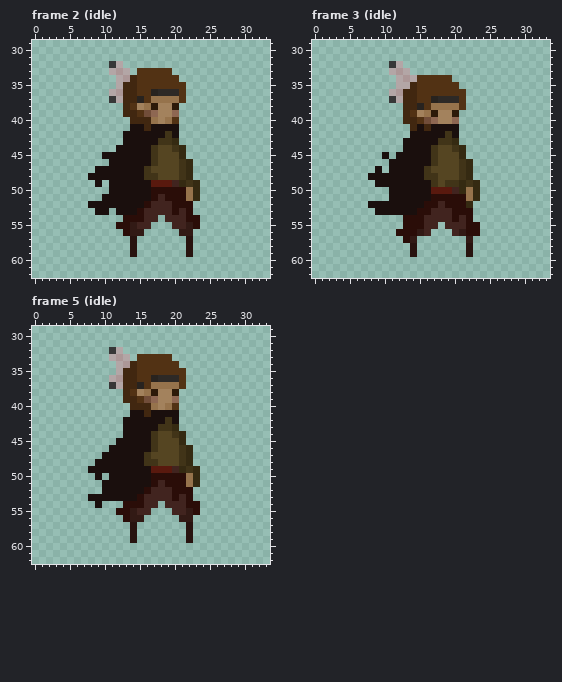
Pixel-art file: img_01/animations/MC/work on progress.aseprite. Above: the version before the commit.
150x100 pixels, 17 frames. Shown: frame 2 (idle): x 0..33, y 29..62; frame 3 (idle): x 0..33, y 29..62; frame 5 (idle): x 0..33, y 29..62. The commit also changed other frames, which this record leaves out.
Once edited:
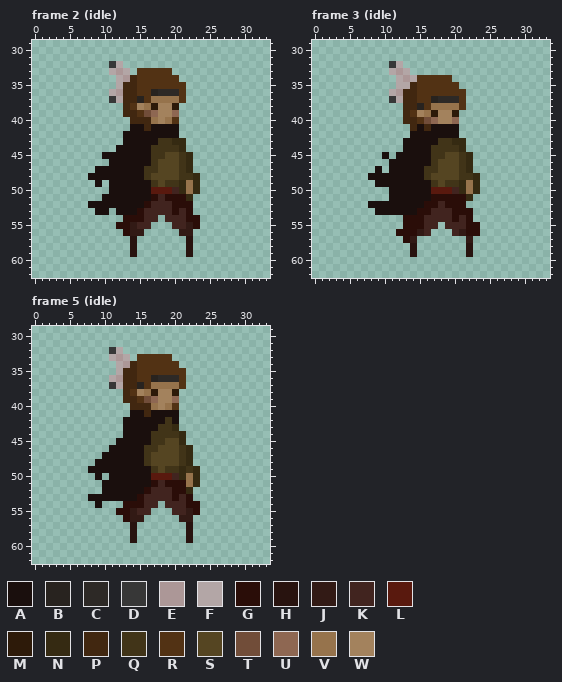
Palette (. is transparent): A #1a0f0d  B #28231f  C #2d2926  D #373737  E #ac9797  F #b3a6a6  G #2a0d08  H #28130f  J #321a15  K #41241f  L #59190e  M #2d1a09  N #352a12  P #412710  Q #413418  R #523214  S #554522  T #714d39  U #8e6752  V #96734c  W #a3825d
Message: pohyb ruky
Diff:
--- frame 2 (idle)
@@ x 15..25 @@
 41 APAAAA.....
-42 AAAAQA.....
-43 AAAQQN.....
-44 AAQSSQN....
-45 AAQSSSN....
+42 AAAAAA.....
+43 AAAQQNN....
+44 AAQQQQN....
+45 AAQQSSQN...
 46 AAQSSSQN...
-47 AQSSSSQN...
-48 AQQSSSQN...
-49 AALLLKNQN..
-50 AAGGGGGVN..
-51 AAGKGGGVN..
+47 AQQSSSQN...
+48 AQSSSSQQN..
+49 AAQSQQNVN..
+50 AALLLKNVN..
+51 AAGKGGGN...
 52 AGKKKGGG...
--- frame 3 (idle), layers "cape", "chest"
@@ x 15..25 @@
 41 APAAAA.....
-42 AAAAQA.....
-43 AAAQQN.....
-44 AAQSSQN....
-45 AAQSSSN....
+42 AAAAAA.....
+43 AAAQQNN....
+44 AAQQQQN....
+45 AAQQSSQN...
 46 AAQSSSQN...
-47 AQSSSSQN...
-48 AQQSSSQN...
-49 AAQSQQNQN..
+47 AQQSSSQN...
+48 AQSSSSQQN..
+49 AAQSQQNVN..
 50 AALLLKNVN..
-51 AAGGGGGVN..
-52 AGGKGGGN...
+51 AAGGGGGN...
+52 AGGKGGG....
 53 GGKKKGGG...
--- frame 5 (idle)
@@ x 14..24 @@
 43 AAAAQQN....
-44 AAAQSSQN...
-45 AAAQSSSN...
-46 AAAQSSSQN..
+44 AAAQQQQN...
+45 AAAQQSSN...
+46 AAQQSSSQN..
 47 AAQSSSSQN..
-48 AAQQSSSQN..
-49 AAALLLKNQN.
-50 AAAGGGGGVN.
+48 AAQSSSSQN..
+49 AAAQSQQNQN.
+50 AAALLLKNVN.
 51 AAAGKGGGVN.
-52 AAGKKKGGG..
+52 AAGKKKGGN..
 53 AGKKKKGKG..
